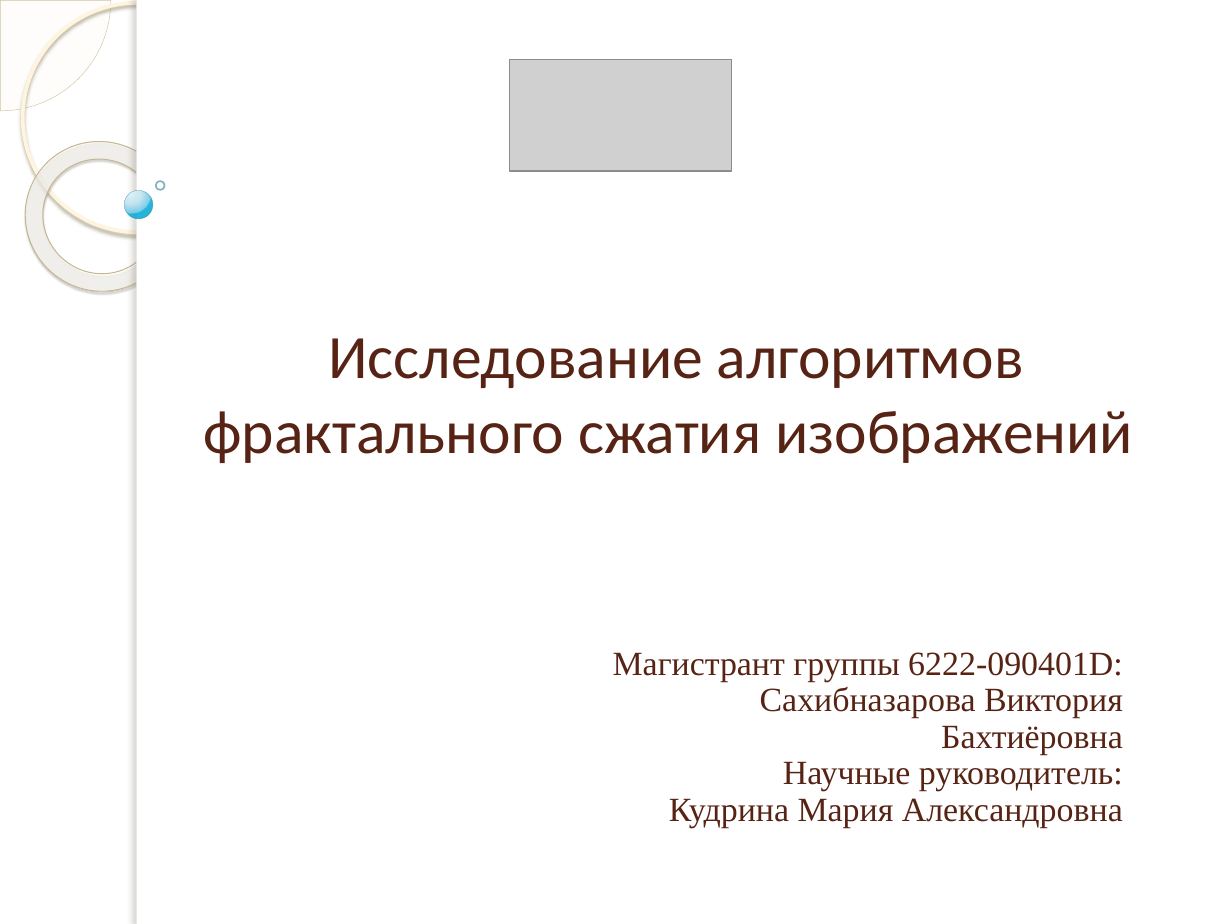
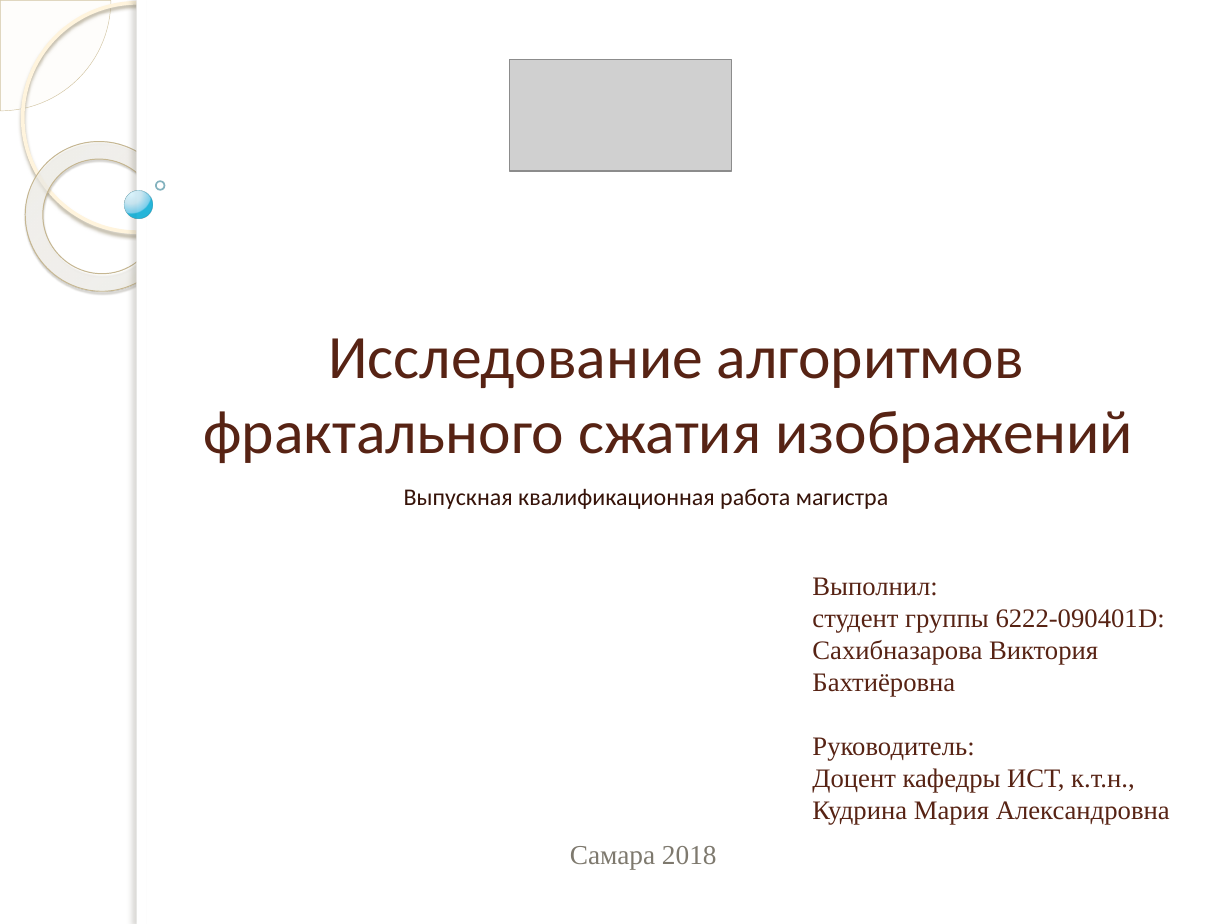
Before and after one commit to ViktoriaWofC/Fractl, a slide deck: slide 1 of documents/Сахибназарова.pptx. Drawn at 1232x924 pixels with LibreOffice and Linux fonts; fonts in the diff are those of the drawing; grey boxes stand for pictures; background and template pictures are left out. Boxes give left, top, right and bottom in pixels: in the first picture for what was removed or moved away, otherwise in the second. Text is boxed around its words. In the diff, an @@ line names an element or a change of style, - is before the commit and + after.

```diff
--- a/documents/Сахибназарова.pptx
+++ b/documents/Сахибназарова.pptx
@@ subtitle added at (404,488,888,509), 14 pt, text #361309 @@
+Выпускная квалификационная работа магистра
@@ text "Выполнил:": place and size @@
-text "Выполнил:" at (613,652,1123,828)
+text "Выполнил:" at (812,577,1170,825)
@@ text at (812,577,1165,632): text changed; size 19.8 to 15.6 pt @@
-Магистрант группы 6222-090401D:
+Выполнил:
+студент группы 6222-090401D:
@@ text at (812,640,1170,825): size 19.8 to 15.6 pt in "Сахибназарова Виктория Бахтиёровна", "Кудрина Мария Александровна"; alignment right to left; line spacing 0.9 to 1 @@
@@ text at (812,737,1134,792): text changed; size 19.8 to 15.6 pt @@
-Научные руководитель:
+Руководитель:
+Доцент кафедры ИСТ, к.т.н.,
@@ text added at (570,846,717,869), 16 pt, text #7E7A6E @@
+Самара 2018
```
Also in this commit, not shown: 13 other slides changed, 9 slides added, 2 slides removed, 3 other files.
